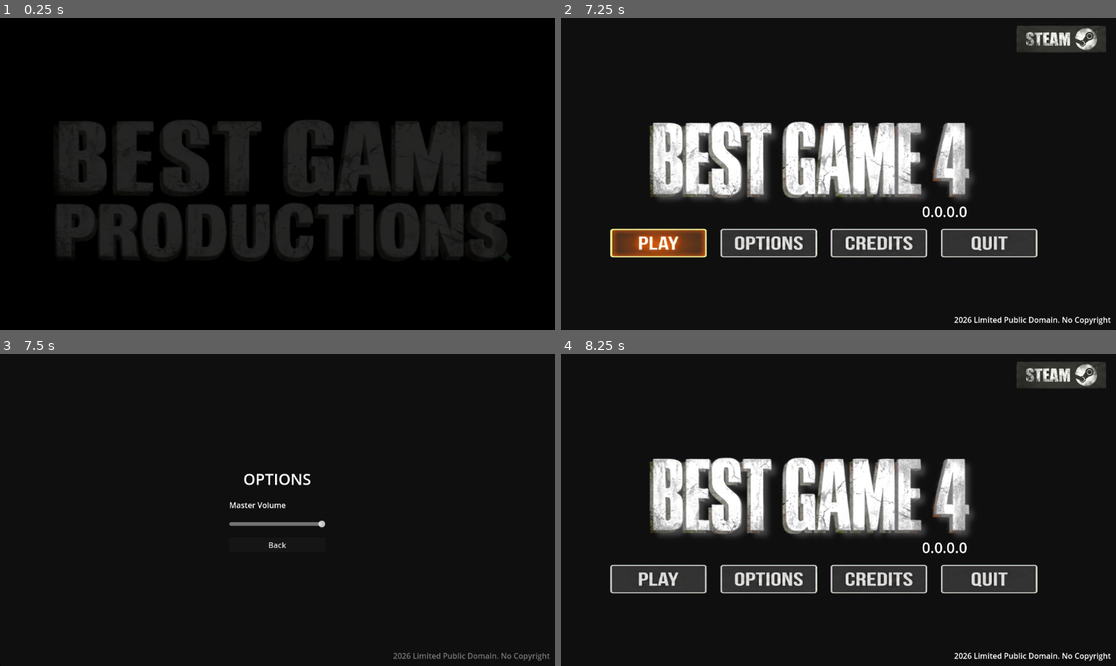
Above: before the commit, frames 1-4 (two rows, left to right).
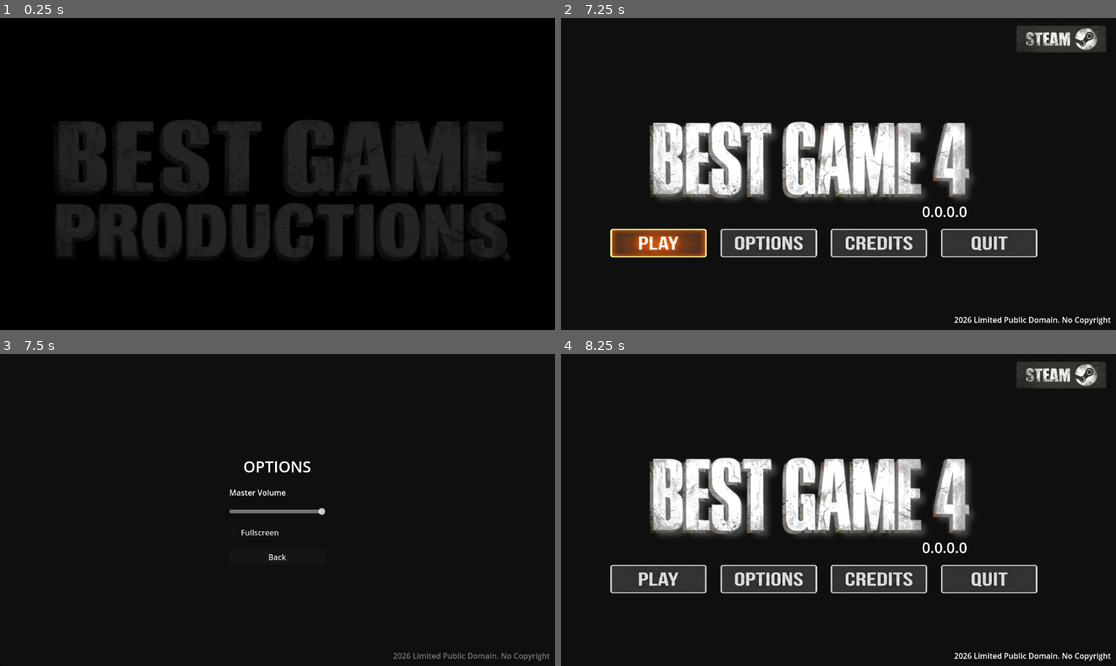
Above: after the commit, the same moments.

Repository: BoQsc/best-game-4-main-menu
Game: Godot game, scene res://node_2d.tscn
Same seed, same stepped clock (60 frames per second), same inputs: the game is played once before the commit and once after it. Video files are missing from this copy of the repository; at most half a second of black plays in their place.
Inputs (mouse positions are in pixels of both pictures, inside the frame that each line leads up to):
- Up to frame 1 (0.25 s): no input
- Up to frame 2 (7.25 s): click (660, 242) at 0.5 s; click (660, 242) at 1.25 s; click (1060, 39) at 2 s; click "0.0.0.0" at 2.75 s; click (1060, 39) at 3.5 s; click "0.0.0.0" at 4.25 s; click (1060, 39) at 5 s; click "0.0.0.0" at 5.75 s; click (660, 242) at 6.5 s
- Up to frame 3 (7.5 s): click (205, 578) at 7.25 s
- Up to frame 4 (8.25 s): click "Back" at 8 s

Frames 1-2 are identical in both runs. In frame 3, 1.3% of the frame differs, in the area x 41-59%, y 34-67%; in frame 4, nothing differs.

Commit message:
Add full screen toggle in the options menu.

Diff:
--- a/options_menu.gd
+++ b/options_menu.gd
@@ -1,8 +1,23 @@
 extends Control
 
 signal back_pressed
+
+@onready var fullscreen_check = $Panel/VBoxContainer/FullscreenCheck
+
+func _ready():
+	# Set the checkbox state based on the current window mode
+	var mode = DisplayServer.window_get_mode()
+	var is_fullscreen = (mode == DisplayServer.WINDOW_MODE_FULLSCREEN or mode == DisplayServer.WINDOW_MODE_EXCLUSIVE_FULLSCREEN)
+	if fullscreen_check:
+		fullscreen_check.button_pressed = is_fullscreen
 
 func _on_back_button_pressed():
 	# Emit a signal so the Main Menu knows to hide this and show itself again
 	back_pressed.emit()
 	queue_free() # Remove the options menu
+
+func _on_fullscreen_toggled(toggled_on):
+	if toggled_on:
+		DisplayServer.window_set_mode(DisplayServer.WINDOW_MODE_FULLSCREEN)
+	else:
+		DisplayServer.window_set_mode(DisplayServer.WINDOW_MODE_WINDOWED)
--- a/options_menu.tscn
+++ b/options_menu.tscn
@@ -48,8 +48,13 @@
 layout_mode = 2
 value = 100.0
 
+[node name="FullscreenCheck" type="CheckBox" parent="Panel/VBoxContainer"]
+layout_mode = 2
+text = "Fullscreen"
+
 [node name="BackButton" type="Button" parent="Panel/VBoxContainer"]
 layout_mode = 2
 text = "Back"
 
+[connection signal="toggled" from="Panel/VBoxContainer/FullscreenCheck" to="." method="_on_fullscreen_toggled"]
 [connection signal="pressed" from="Panel/VBoxContainer/BackButton" to="." method="_on_back_button_pressed"]
